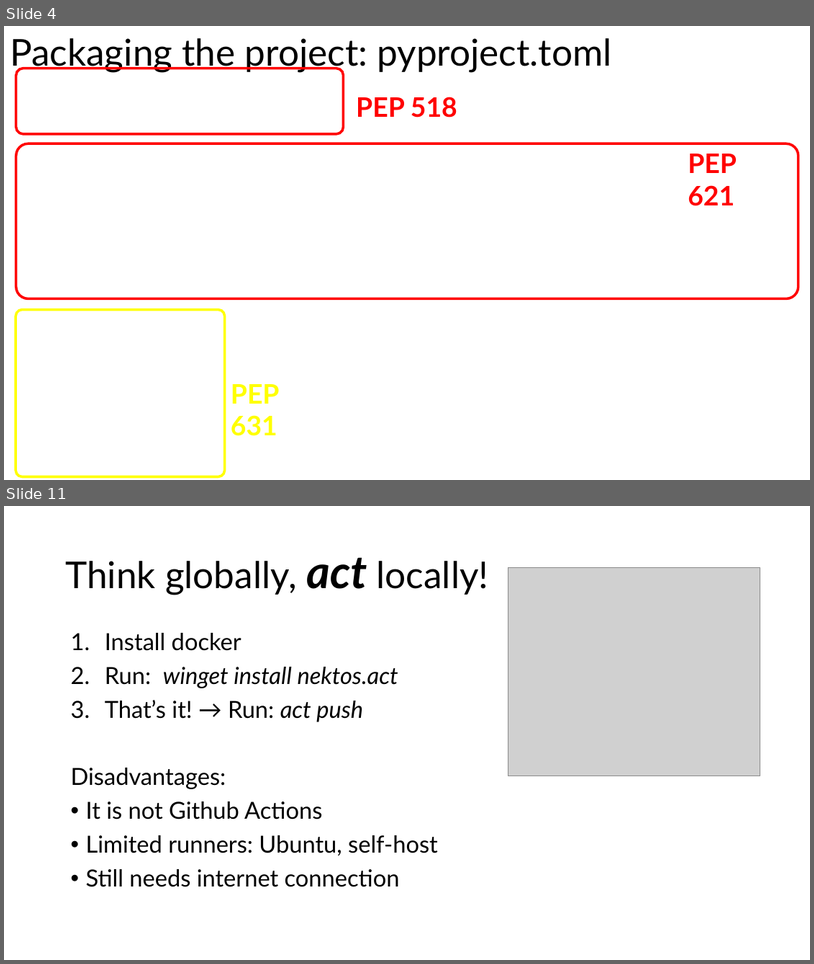
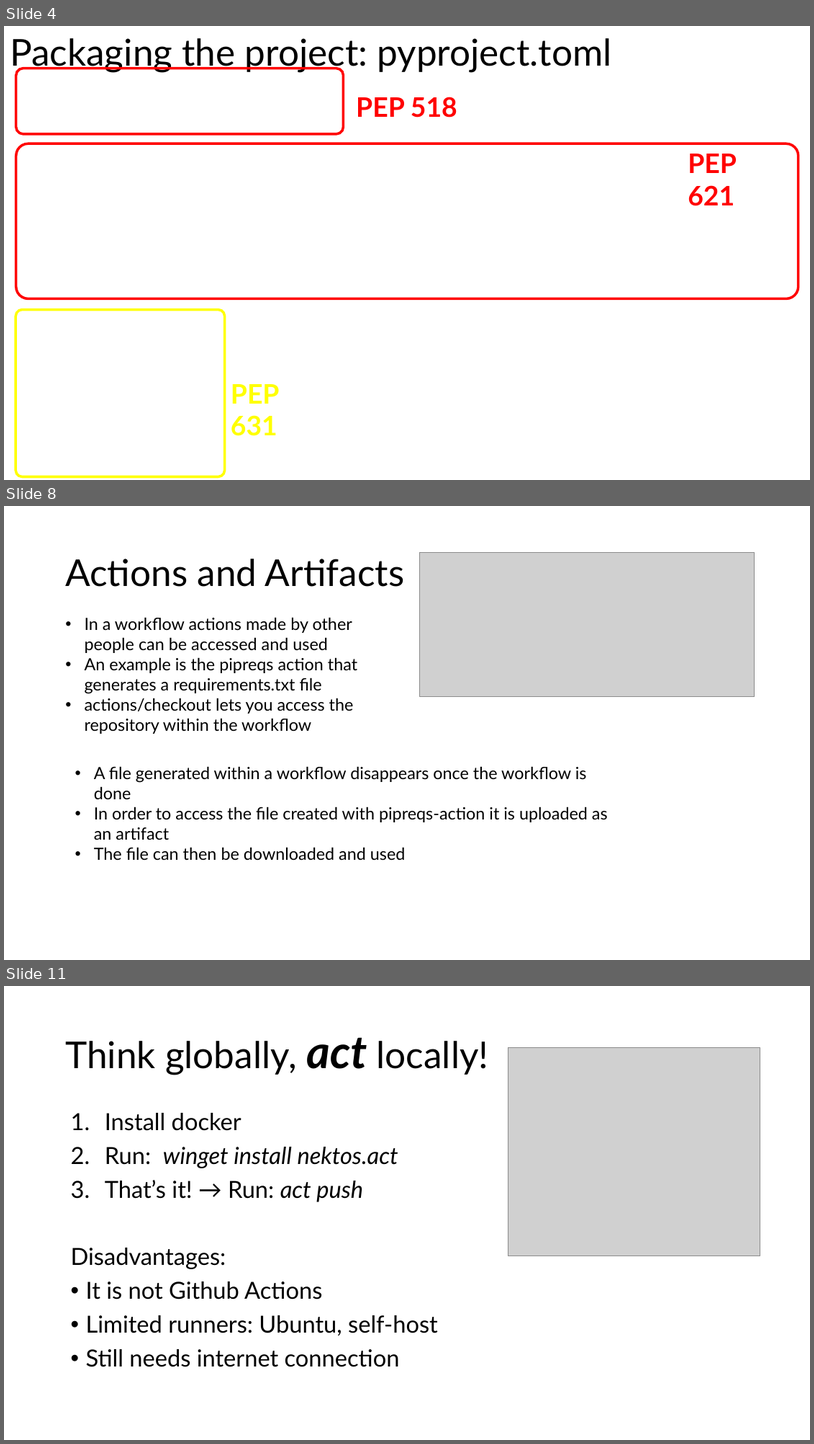
Before and after one commit to haberzdomi/CI-pipeline_project, a slide deck: Präsentation1.pptx. Shown one above the other, each under a label of ours: slides 4 and 11 before the commit, slides 4, 8 and 11 after it; the slides between them are not shown. The pictures are 814x964 and 814x1444 pixels, drawn with LibreOffice and Linux fonts; fonts in the diff are those of the drawing; grey boxes stand for pictures; background and template pictures are left out. Boxes give left, top, right and bottom in pixels: in the first picture for what was removed or moved away, otherwise in the second. Text is boxed around its words. In the diff, an @@ line names an element or a change of style, - is before the commit and + after.

```diff
--- a/Präsentation1.pptx
+++ b/Präsentation1.pptx
@@ slide 8 added at bbox=[4, 506, 810, 960], background #FFFFFF @@
@@ title added at bbox=[65, 559, 404, 587], 44 pt, text #000000 @@
+Actions and Artifacts
@@ picture added at bbox=[420, 553, 756, 697] @@
@@ text added at bbox=[85, 617, 358, 734], 20 pt, text #000000 @@
+• In a workflow actions made by other people can be accessed and used
+• An example is the pipreqs action that generates a requirements.txt file
+• actions/checkout lets you access the repository within the workflow
@@ text added at bbox=[94, 766, 608, 860], 20 pt, text #000000 @@
+• A file generated within a workflow disappears once the workflow is done
+• In order to access the file created with pipreqs-action it is uploaded as an artifact
+• The file can then be downloaded and used
```
Also in this commit, not shown: 4 slides changed, 1 other slide added, 2 slides removed.
